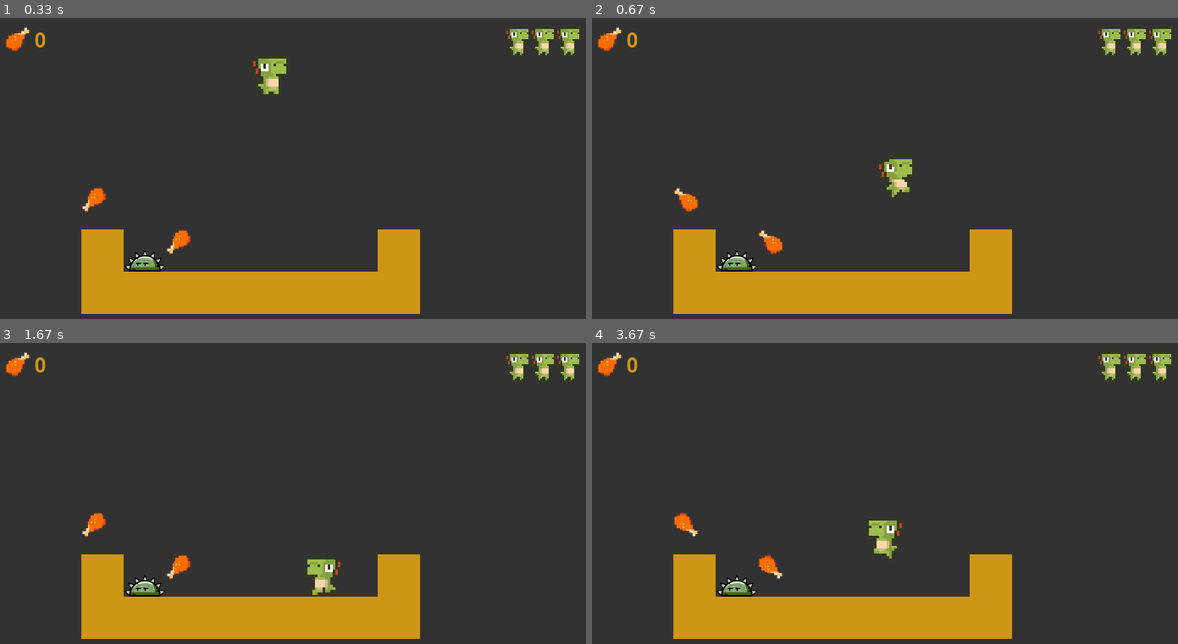
Above: before the commit, frames 1-4 (two rows, left to right).
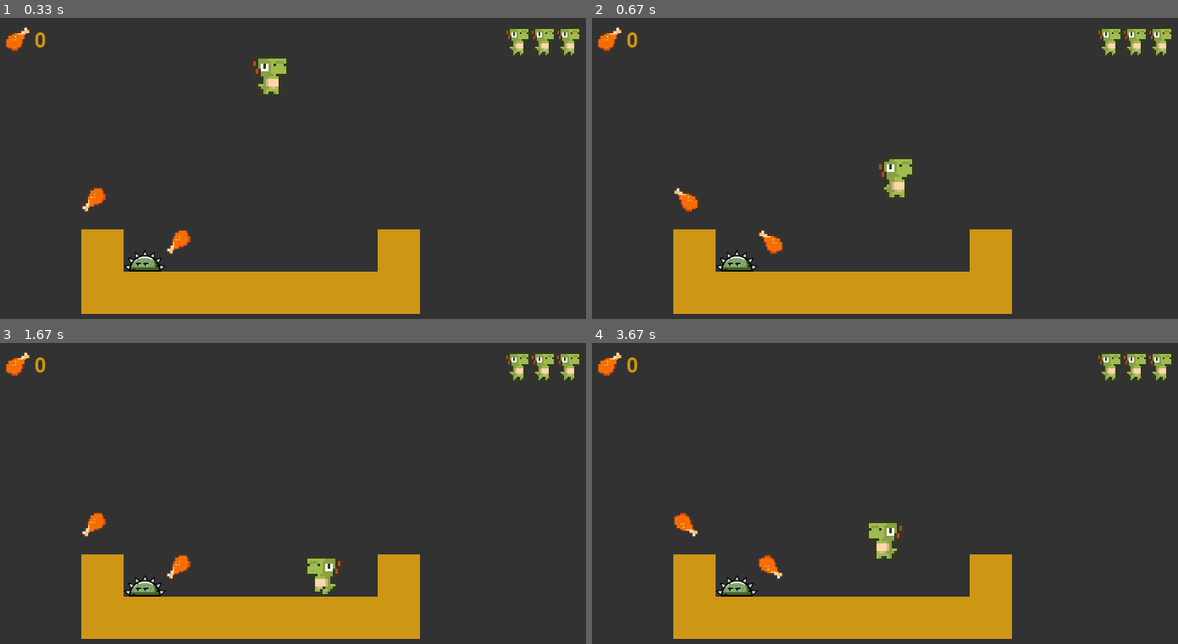
Above: after the commit, the same moments.

Repository: janebro/pygame-platformer
Game: pygame game, started from platformer.py
The game is run twice, just before and just after one commit, with the same random seed, the same clock (stepped at 60 frames per second) and the same inputs.
Inputs:
- Up to frame 1 (0.33 s): no input
- Up to frame 2 (0.67 s): hold Right from 0.33 s (still down)
- Up to frame 3 (1.67 s): release Right at 0.8 s; hold Right 0.83-1.3 s; hold Left from 1.33 s (still down)
- Up to frame 4 (3.67 s): release Left at 1.87 s; hold Left 1.9-2.3 s; hold Right 2.33-2.97 s; tap Space at 3, 3.4 s; hold Left from 3.33 s (still down)

Frame 1 is identical in both runs. In frame 2, 0.2% of the frame differs, in the area x 49-55%, y 48-60%; in frame 3, 0.1%; in frame 4, 0.3%, in the area x 47-53%, y 58-72%.

Commit message:
Jump animation bugfix preliminar ok

Diff:
--- a/platformer.py
+++ b/platformer.py
@@ -64,7 +64,7 @@
     pygame.image.load('assets/vita/vita_06.png'),
     pygame.image.load('assets/vita/vita_07.png'),
     pygame.image.load('assets/vita/vita_08.png'),
-    pygame.image.load('assets/vita/vita_09.png'),
+    pygame.image.load('assets/vita/vita_09.png')
   ]),
   'jumping': engine.Animation([
     pygame.image.load('assets/vita/vita_11.png')
@@ -153,14 +153,14 @@
     if keys[pygame.K_LEFT]:
       new_player_x -= 2
       player_direction = 'left'
-      player_state = 'walking'
+      if player_on_ground:
+        player_state = 'walking'
     # right
     if keys[pygame.K_RIGHT]:
       new_player_x += 2
       player_direction = 'right'
-      player_state = 'walking'
-      if not player_on_ground:
-        player_state = 'jumping'
+      if player_on_ground:
+        player_state = 'walking'
     # jump
     if keys[pygame.K_SPACE] and player_on_ground:
       player_speed = -5
